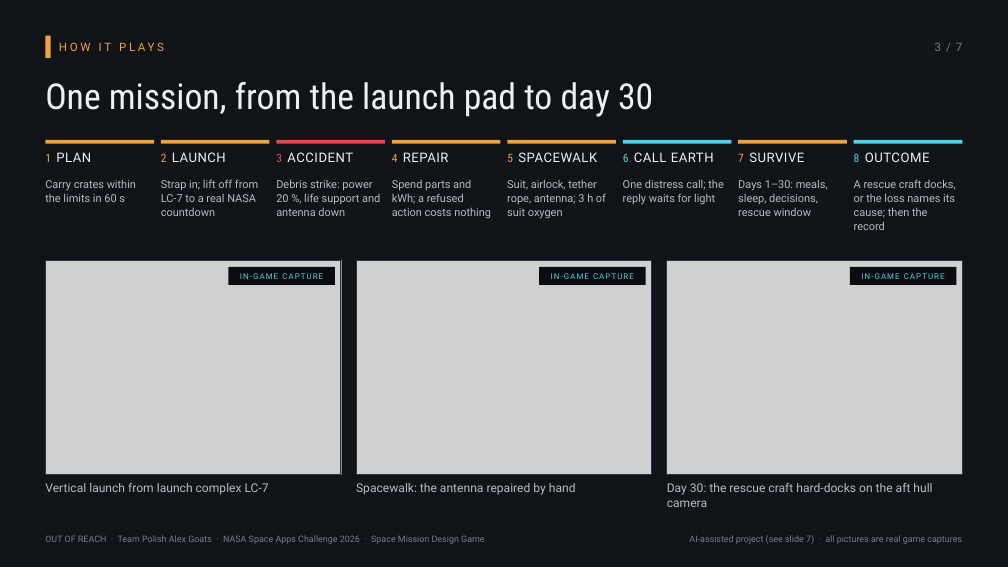
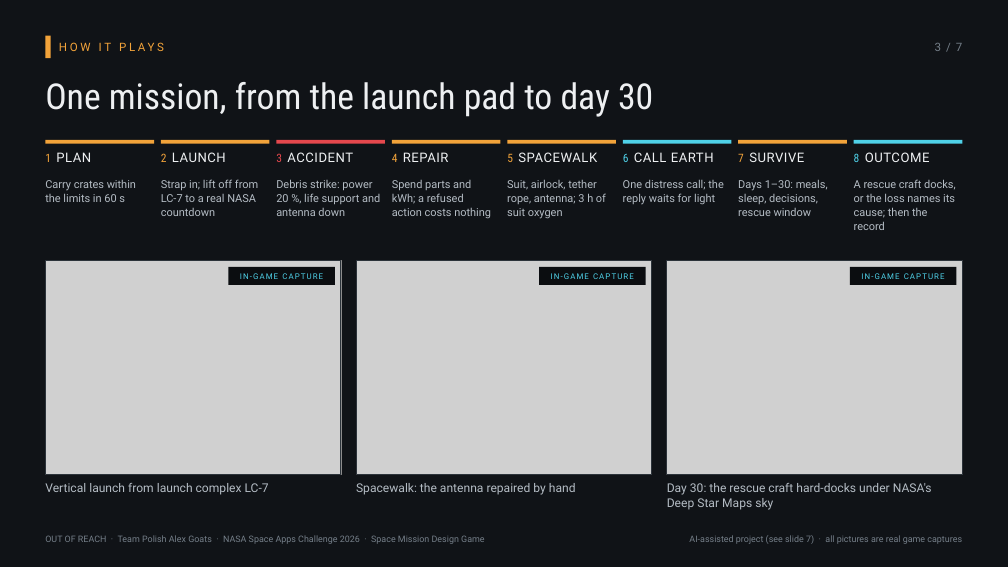
Before and after one commit to alex-slovakia/out-of-reach, a slide deck: slide 3 of docs/submission-draft-2026/deck/OUT-OF-REACH_SpaceApps2026_deck.pptx. Drawn at 1008x567 pixels with LibreOffice and Linux fonts; fonts in the diff are those of the drawing; grey boxes stand for pictures. Boxes give left, top, right and bottom in pixels: in the first picture for what was removed or moved away, otherwise in the second. Text is boxed around its words. In the diff, an @@ line names an element or a change of style, - is before the commit and + after.

```diff
--- a/docs/submission-draft-2026/deck/OUT-OF-REACH_SpaceApps2026_deck.pptx
+++ b/docs/submission-draft-2026/deck/OUT-OF-REACH_SpaceApps2026_deck.pptx
@@ text at box(667, 483, 932, 510): text changed @@
-Day 30: the rescue craft hard-docks on the aft hull camera
+Day 30: the rescue craft hard-docks under NASA's Deep Star Maps sky
```
Also in this commit, not shown: 2 other slides changed, 16 other files.
